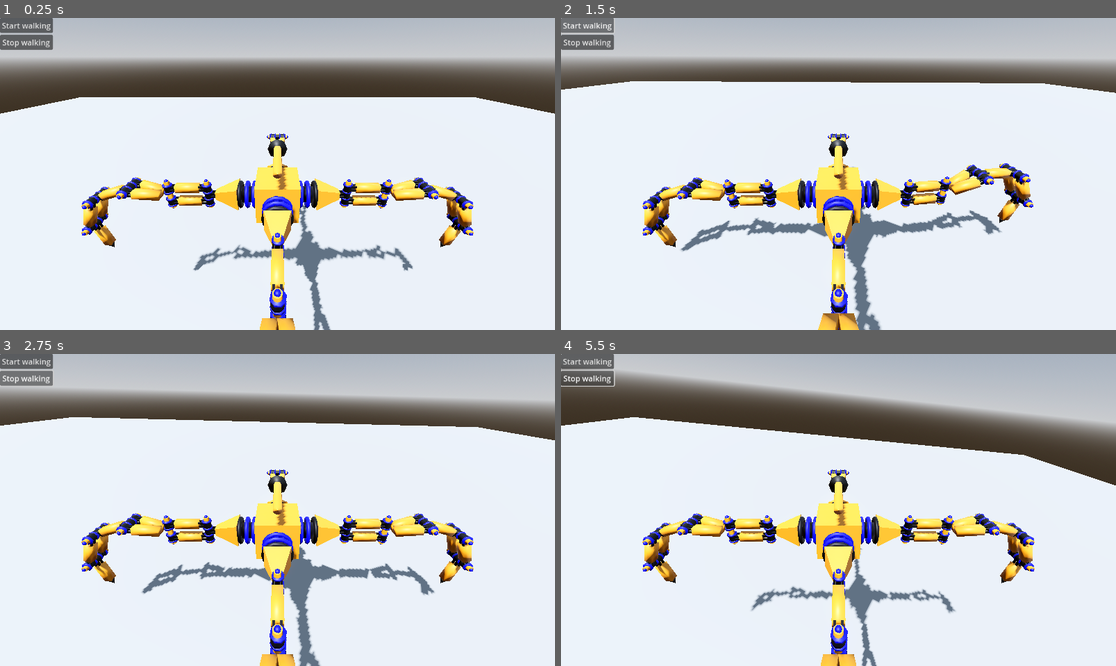
Above: before the commit, frames 1-4 (two rows, left to right).
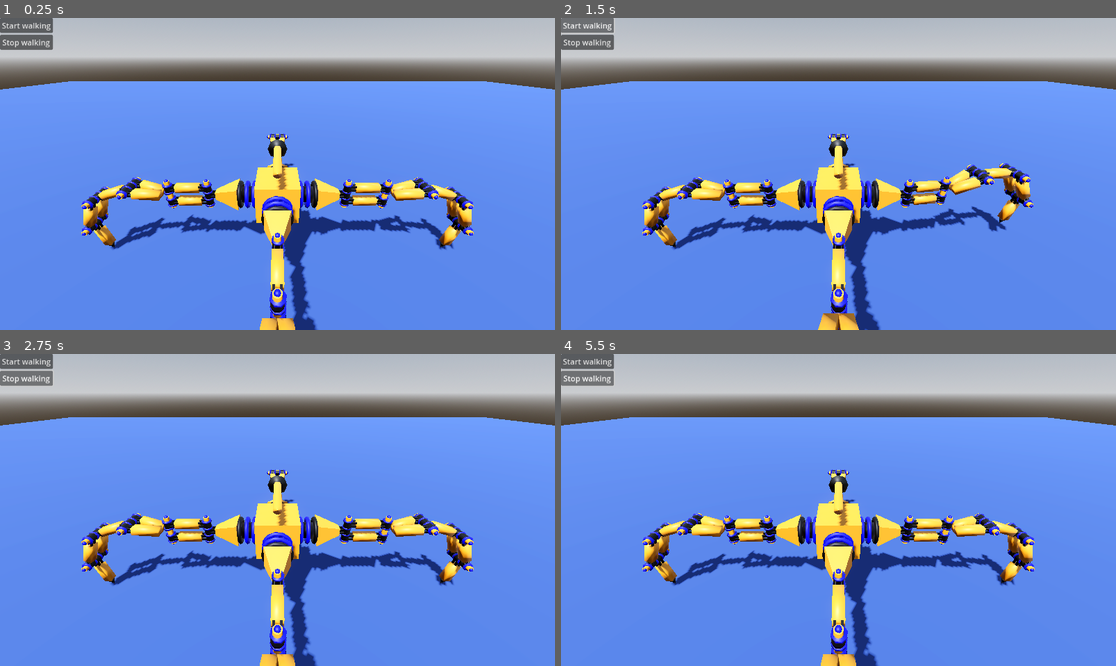
Above: after the commit, the same moments.

Repository: gheddie/godot_spider_game
Game: Godot game, scene res://sandbox.tscn
The game is run twice, just before and just after one commit, with the same random seed, the same clock (stepped at 60 frames per second) and the same inputs.
Inputs:
- Up to frame 1 (0.25 s): no input
- Up to frame 2 (1.5 s): click "Start walking" at 0.5 s; click "Start walking" at 1.25 s
- Up to frame 3 (2.75 s): click "Stop walking" at 2 s
- Up to frame 4 (5.5 s): click "Stop walking" at 2.75 s; click "Start walking" at 3.5 s; click "Stop walking" at 4.25 s

The runs differ from the first frame. In frame 1, 72% of the frame differs, in the area x 0-100%, y 20-100%; in frame 2, 72%; in frame 3, 75%; in frame 4, 80%, in the area x 0-100%, y 4-100%.

Commit message:
prepared input map for walking

Diff:
--- a/assets/spider.tscn
+++ b/assets/spider.tscn
@@ -3,15 +3,11 @@
 [ext_resource type="Script" uid="uid://bco1kp8235f8a" path="res://script/spider.gd" id="1_h5k70"]
 [ext_resource type="PackedScene" uid="uid://bfxf731uerwcx" path="res://assets/blender/export/spider.glb" id="1_k3kcl"]
 
-[sub_resource type="BoxShape3D" id="BoxShape3D_685mp"]
-size = Vector3(2005.417, 5.1251984, 13.874765)
+[sub_resource type="BoxShape3D" id="BoxShape3D_h5k70"]
+size = Vector3(10.6, 3.3, 10.6)
 
-[node name="Spider" type="RigidBody3D"]
+[node name="Spider" type="StaticBody3D"]
 script = ExtResource("1_h5k70")
-
-[node name="CollisionShape3D" type="CollisionShape3D" parent="."]
-transform = Transform3D(1, 0, 0, 0, 1, 0, 0, 0, 1, 997.22144, 2.5256424, 0.014159203)
-shape = SubResource("BoxShape3D_685mp")
 
 [node name="spider" parent="." instance=ExtResource("1_k3kcl")]
 transform = Transform3D(0.1, 0, 0, 0, 0.1, 0, 0, 0, 0.1, 0, 0, 0)
@@ -106,6 +102,7 @@
 
 [node name="Camera3D" type="Camera3D" parent="spider"]
 transform = Transform3D(-10, -4.3650587e-07, 7.574542e-07, 0, 8.664267, 4.9930453, -8.742278e-07, 4.9930453, -8.664267, 0, 51.07657, -43.40424)
+current = true
 
 [node name="GridContainer" type="GridContainer" parent="."]
 anchors_preset = 15
@@ -122,4 +119,8 @@
 layout_mode = 2
 text = "Stop walking"
 
+[node name="CollisionShape3D" type="CollisionShape3D" parent="."]
+transform = Transform3D(1, 0, 0, 0, 1, 0, 0, 0, 1, 0, 1.65, 0)
+shape = SubResource("BoxShape3D_h5k70")
+
 [editable path="spider"]
--- a/project.godot
+++ b/project.godot
@@ -14,3 +14,26 @@
 run/main_scene="uid://csal46ceqcauu"
 config/features=PackedStringArray("4.5", "Forward Plus")
 config/icon="res://icon.svg"
+
+[input]
+
+move_forward={
+"deadzone": 0.2,
+"events": [Object(InputEventKey,"resource_local_to_scene":false,"resource_name":"","device":-1,"window_id":0,"alt_pressed":false,"shift_pressed":false,"ctrl_pressed":false,"meta_pressed":false,"pressed":false,"keycode":0,"physical_keycode":87,"key_label":0,"unicode":119,"location":0,"echo":false,"script":null)
+]
+}
+move_backward={
+"deadzone": 0.2,
+"events": [Object(InputEventKey,"resource_local_to_scene":false,"resource_name":"","device":-1,"window_id":0,"alt_pressed":false,"shift_pressed":false,"ctrl_pressed":false,"meta_pressed":false,"pressed":false,"keycode":0,"physical_keycode":83,"key_label":0,"unicode":115,"location":0,"echo":false,"script":null)
+]
+}
+turn_left={
+"deadzone": 0.2,
+"events": [Object(InputEventKey,"resource_local_to_scene":false,"resource_name":"","device":-1,"window_id":0,"alt_pressed":false,"shift_pressed":false,"ctrl_pressed":false,"meta_pressed":false,"pressed":false,"keycode":0,"physical_keycode":65,"key_label":0,"unicode":97,"location":0,"echo":false,"script":null)
+]
+}
+turn_right={
+"deadzone": 0.2,
+"events": [Object(InputEventKey,"resource_local_to_scene":false,"resource_name":"","device":-1,"window_id":0,"alt_pressed":false,"shift_pressed":false,"ctrl_pressed":false,"meta_pressed":false,"pressed":false,"keycode":0,"physical_keycode":68,"key_label":0,"unicode":100,"location":0,"echo":false,"script":null)
+]
+}
--- a/sandbox.tscn
+++ b/sandbox.tscn
@@ -15,6 +15,9 @@
 tonemap_mode = 2
 glow_enabled = true
 
+[sub_resource type="StandardMaterial3D" id="StandardMaterial3D_3h184"]
+albedo_color = Color(0.16470589, 0.24705882, 0.50980395, 1)
+
 [node name="Sandbox" type="Node3D"]
 
 [node name="WorldEnvironment" type="WorldEnvironment" parent="."]
@@ -27,6 +30,7 @@
 [node name="Floor" type="CSGBox3D" parent="."]
 use_collision = true
 size = Vector3(100, 1, 100)
+material = SubResource("StandardMaterial3D_3h184")
 
 [node name="Spider" parent="." instance=ExtResource("1_3h184")]
-transform = Transform3D(1, 0, 0, 0, 1, 0, 0, 0, 1, 0, 4.54986, 0)
+transform = Transform3D(1, 0, 0, 0, 1, 0, 0, 0, 1, 0, 0.5000005, 0)
--- a/script/spider.gd
+++ b/script/spider.gd
@@ -1,4 +1,4 @@
-extends RigidBody3D
+extends StaticBody3D
 
 @onready var spider_animator: AnimationPlayer = $spider/AnimationPlayer
 
Not shown: 1 places in sandbox.tscn that only renumber resources
